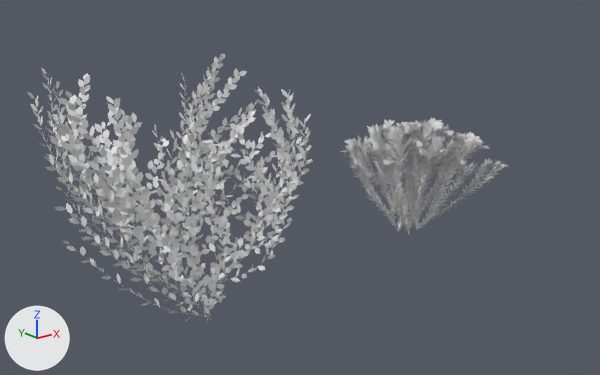
Before and after pictures for a commit that changed the FBX model Foliage Models/UpdatedBush.fbx.
Camera for both pictures: a camera (50 mm lens) standing at (-10.02, -9.5, 5.32) and looking at (-2.19, 0.28, 1.41). The lights are fixed; the arrows at lower left show +X, +Y and +Z. Where no turn or scale is listed for an object, it has been applied to the vertices. Vertices at the same position are counted once.

Script lines for the objects in view, before the commit:
```python
me_tree_004 = bpy.data.meshes.new('tree.004')
me_tree_004.from_pydata(...)  # 15880 vertices, 8024 faces; spans x -1.94..1.93, y -1.95..1.94, z -1.9..1.57
me_tree_007 = bpy.data.meshes.new('tree.007')
me_tree_007.from_pydata(...)  # 48069 vertices, 20612 faces; spans x -1.32..1.5, y -1.54..1.12, z 0.26..2.32
ob_bush = bpy.data.objects.new('Bush', me_tree_004)
ob_bush.location = (-4.58, -0.05, 1.93)
ob_bush2 = bpy.data.objects.new('Bush2', me_tree_007)
ob_bush2.location = (-0.01, 0.19, -0.06)
```
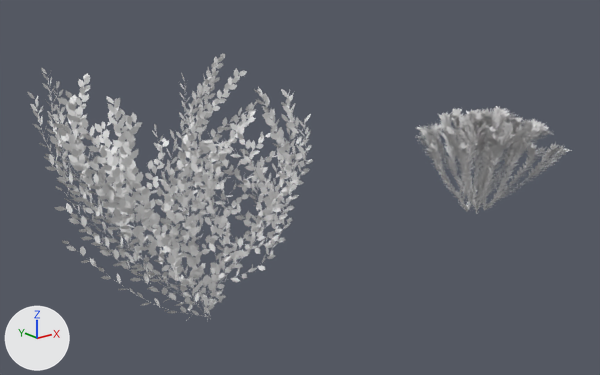
The newer file is also turned or shifted as a whole; pictures and numbers use the older file's frame.

Changed parts and their boxes [x1, y1, x2, y2] in the pictures (600 x 375 px; the box of a moved part takes in the faces that stretch with it):
'Bush2', reshaped (8% shorter)
    before: [340, 117, 506, 234]
    after: [416, 106, 572, 214]
part 1 of me_tree_007, moved or reshaped
    before: [401, 157, 418, 230]
    after: [434, 150, 467, 212]
part 2 of me_tree_007, deleted
    before: [340, 117, 506, 234]
part 3 of me_tree_007, built on
    before: [409, 128, 492, 227]
    after: [416, 106, 572, 214]

Diff of the bpy script that builds the scene:
```diff
--- a/Foliage Models/UpdatedBush.fbx.py
+++ b/Foliage Models/UpdatedBush.fbx.py
@@ me_tree_007 @@
 # used by ob_bush2; location = (-0.01, 0.19, -0.06)
-me_tree_007.from_pydata(...)  # 48069 vertices, 20612 faces; spans x -1.32..1.5, y -1.54..1.12, z 0.26..2.32
+me_tree_007.from_pydata(...)  # 48067 vertices, 20612 faces; spans x 0.51..3.32, y -1.54..1.12, z 0.23..2.29
+# me_tree_007 part 1: the loose piece of 174 vertices spanning x -0.3..0.18, y -0.28..-0.15, z 0.32..2.06 is multiplied about its middle by the matrix ((0.77, -0.485, -0.415), (0.562, 0.823, 0.081), (0.302, -0.296, 0.906)), then moved by (1.3, 0.19, -0.24)
+# me_tree_007 part 2: 6770 loose pieces with 45224 vertices, spanning x -1.32..1.5, y -1.54..1.12, z 0.26..2.32, are deleted
+# me_tree_007 part 3: 2 vertices moved within x 0.79..0.93, y -0.6..-0.38, z 1.79..1.84; 1353 vertices removed from x 0.0..1.31, y -1.15..0.38, z 0.26..2.08; 46575 vertices added at x 0.51..3.32, y -1.54..1.12, z 0.23..2.29
```
